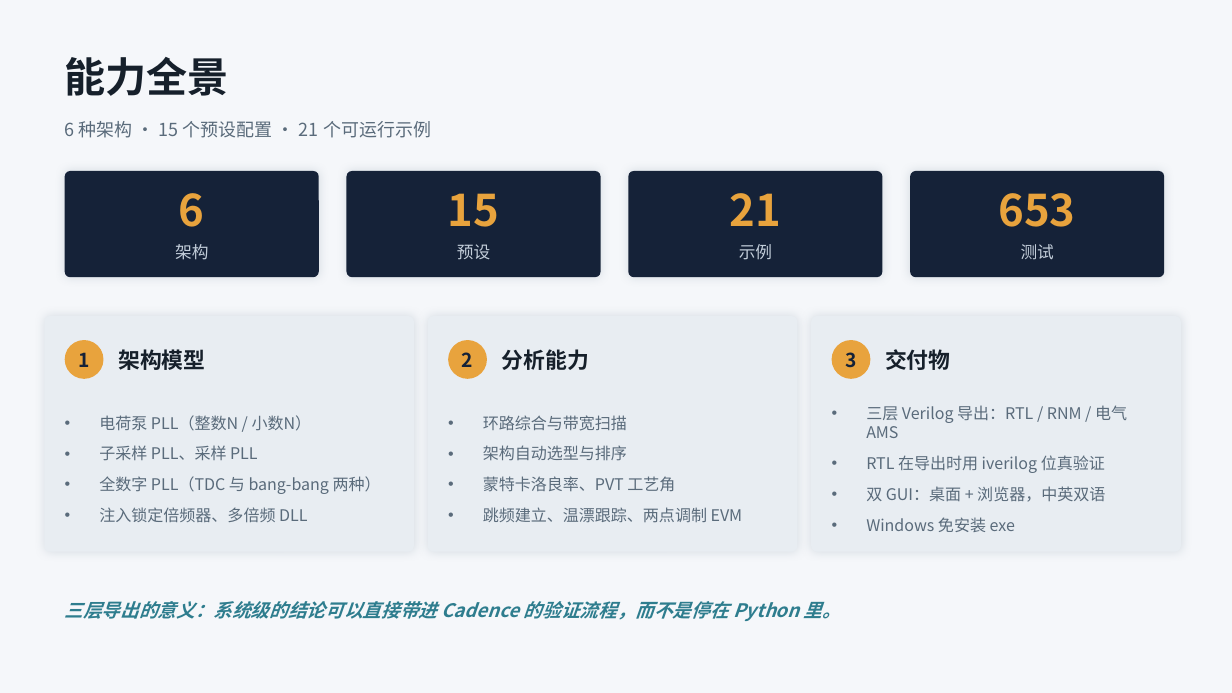
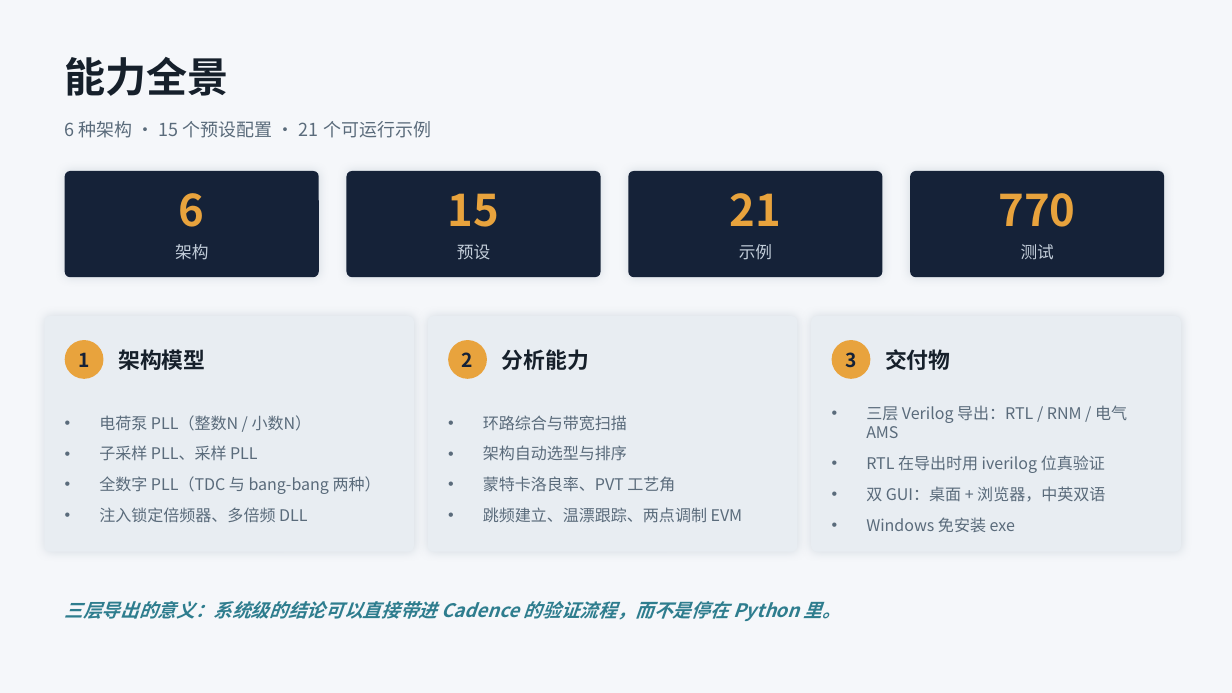
Before and after one commit to alexyudragonsword-collab/pll_simulator, a slide deck: slide 3 of docs/reports/pllsim-项目总结-v0.9.2.pptx. Drawn at 1232x693 pixels with LibreOffice and Linux fonts; fonts in the diff are those of the drawing. Boxes give left, top, right and bottom in pixels: in the first picture for what was removed or moved away, otherwise in the second. Text is boxed around its words. In the diff, an @@ line names an element or a change of style, - is before the commit and + after.

```diff
--- a/docs/reports/pllsim-项目总结-v0.9.2.pptx
+++ b/docs/reports/pllsim-项目总结-v0.9.2.pptx
@@ text at box(999, 193, 1076, 227): text changed @@
-653
+770
```
Also in this commit, not shown: 2 other slides changed, 10 other files.
